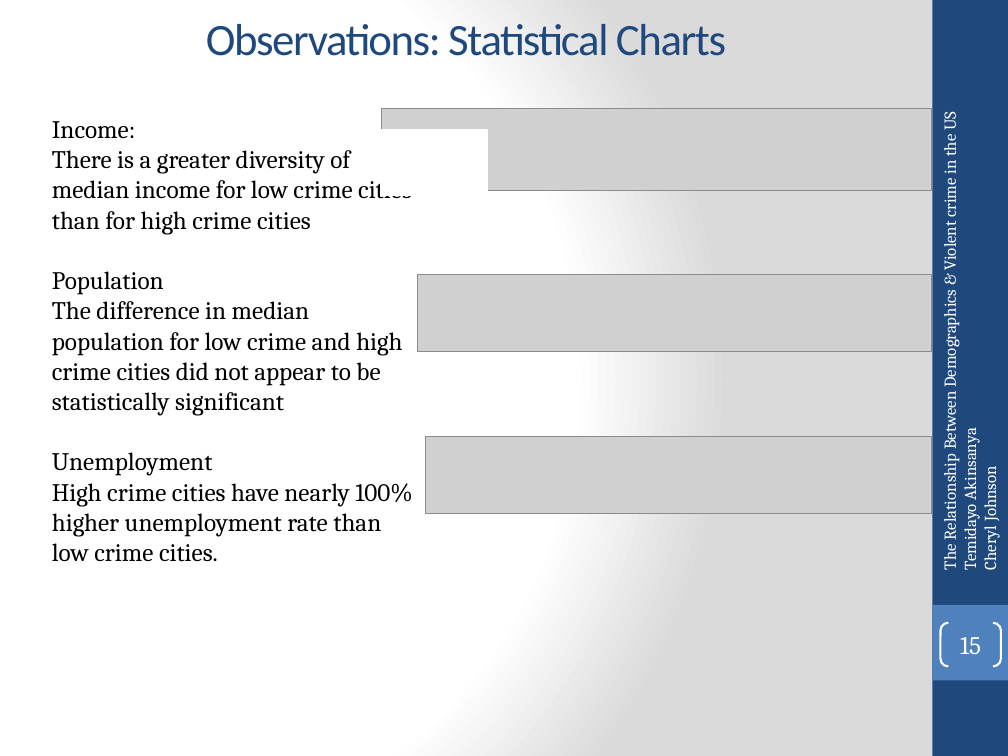
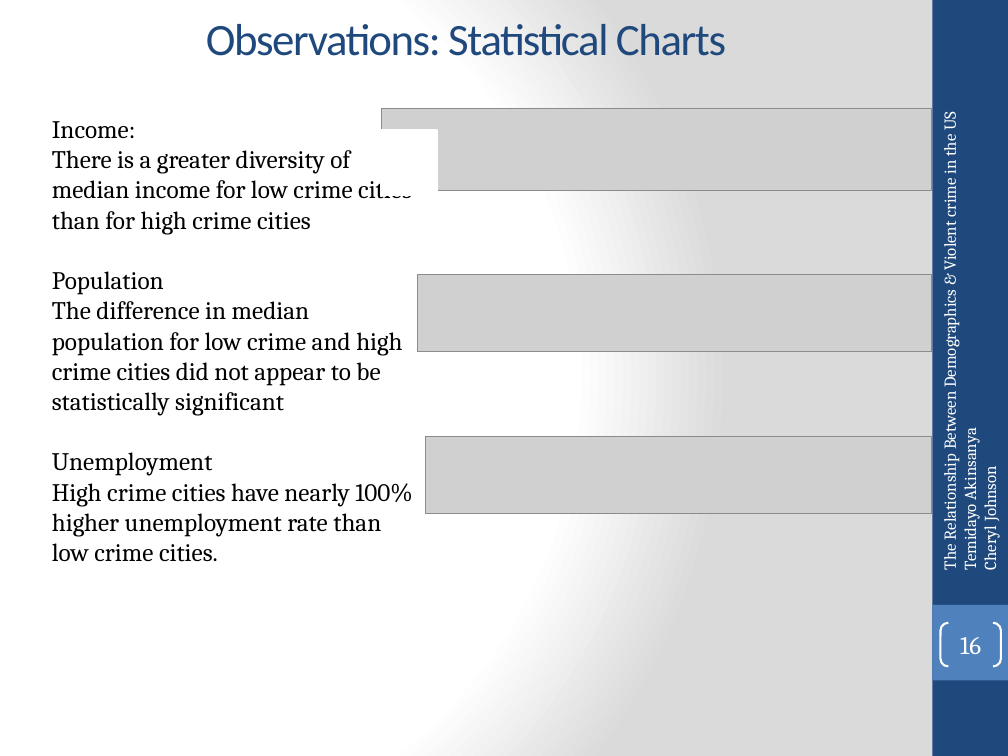
Before and after one commit to temidayo1234/National_ViolentCrime_Analysis, a slide deck: slide 16 of Data Analytics Bootcamp Project 1.pptx (slide 15 before the commit). Drawn at 1008x756 pixels with LibreOffice and Linux fonts; fonts in the diff are those of the drawing; grey boxes stand for pictures. Boxes give left, top, right and bottom in pixels: in the first picture for what was removed or moved away, otherwise in the second. Text is boxed around its words. In the diff, an @@ line names an element or a change of style, - is before the commit and + after.

```diff
--- a/Data Analytics Bootcamp Project 1.pptx
+++ b/Data Analytics Bootcamp Project 1.pptx
@@ rectangle resized from (x1=382, y1=130, x2=487, y2=195) to (x1=382, y1=130, x2=437, y2=195) @@
@@ page number at (x1=960, y1=637, x2=981, y2=654): text changed @@
-15
+16
```
Also in this commit, not shown: 2 other slides changed, 4 slides added.
